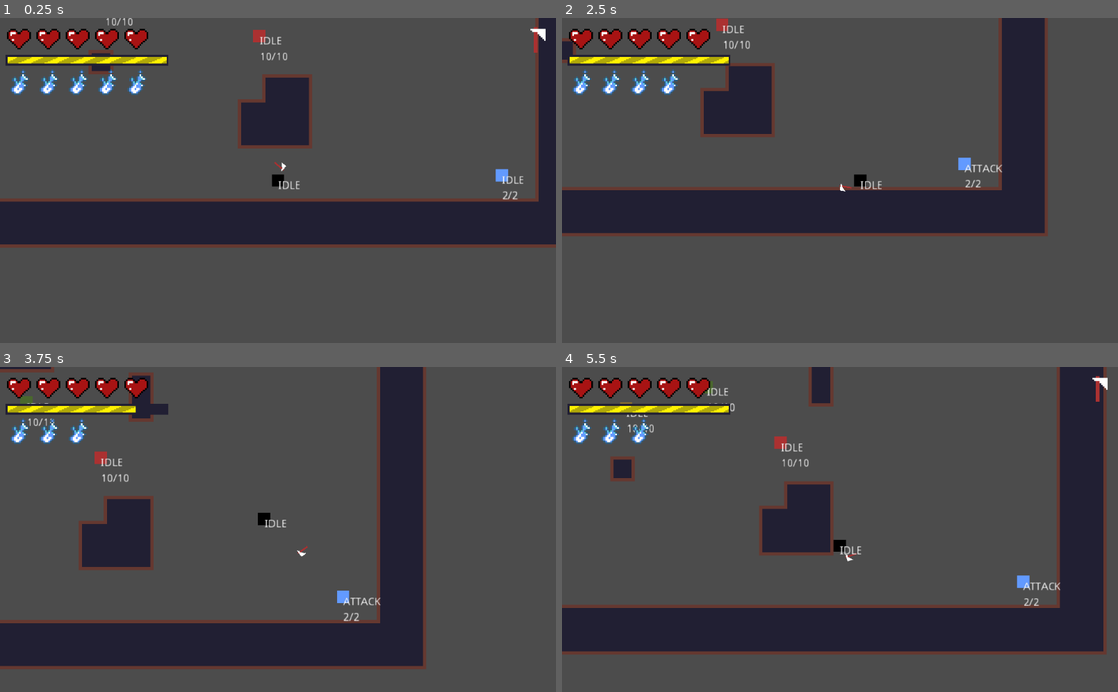
Above: before the commit, frames 1-4 (two rows, left to right).
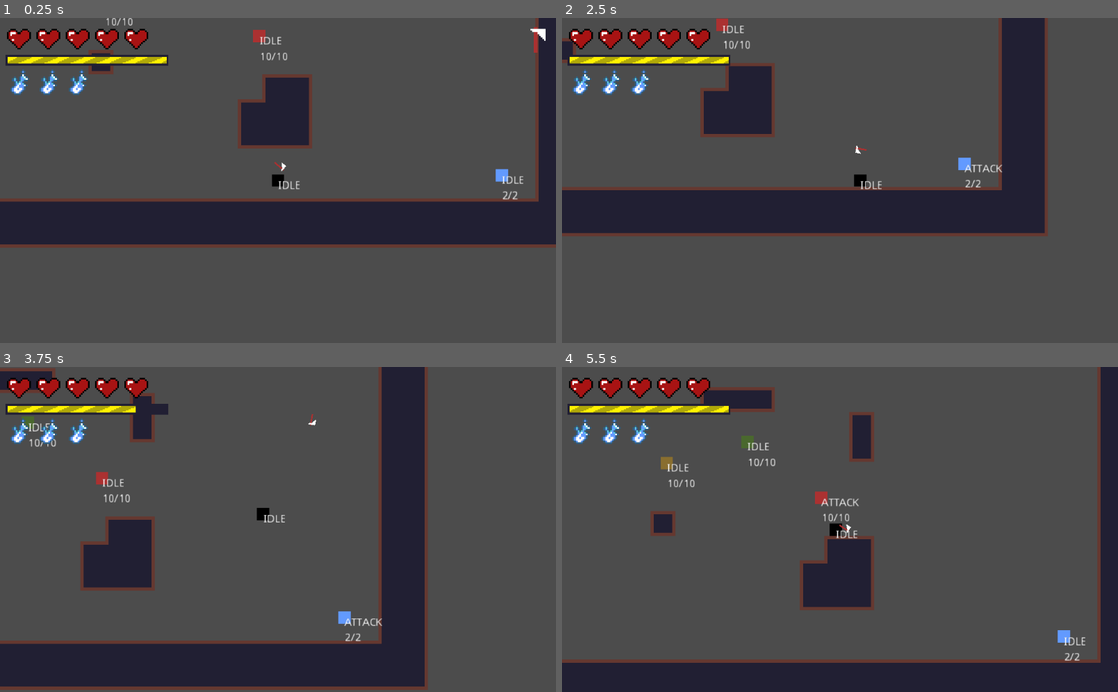
Above: after the commit, the same moments.

Repository: renzoventura/god-of-war
Game: Godot game, scene res://scenes/level/TemplateLevel.tscn
Two runs of this game, one before a commit and one after it. Both use one fixed random seed, a clock stepped at 60 frames per second and the inputs below.
Inputs (mouse positions are in pixels of both pictures, inside the frame that each line leads up to):
- Up to frame 1 (0.25 s): no input
- Up to frame 2 (2.5 s): tap Enter at 0.5 s; move the mouse to (962, 164) at 0.52 s; hold D (right) 0.53-1.28 s; click (962, 164) at 0.6 s; right-click (962, 164) at 0.8 s; move the mouse to (728, 196) at 1.27 s; hold S (down) 1.28-2.03 s; right-click (728, 196) at 1.35 s; click (728, 196) at 1.55 s; move the mouse to (895, 109) at 2.02 s; hold D (right) from 2.03 s (still down); click (895, 109) at 2.1 s; right-click (895, 109) at 2.3 s
- Up to frame 3 (3.75 s): move the mouse to (250, 594) at 2.77 s; release D (right) at 2.78 s; hold W (up) 2.78-3.53 s; tap Space (dash) at 2.85 s; click (250, 594) at 3.05 s; move the mouse to (444, 578) at 3.52 s; hold A (left) from 3.53 s (still down); right-click (444, 578) at 3.6 s
- Up to frame 4 (5.5 s): move the mouse to (673, 480) at 4.27 s; click (673, 480) at 4.35 s; move the mouse to (867, 529) at 5.02 s; release A (left) at 5.03 s; hold S (down) from 5.03 s (still down); right-click (867, 529) at 5.1 s

The runs differ from the first frame. In frame 1, 0.3% of the frame differs, in the area x 17-27%, y 15-24%; in frame 2, 0.2%; in frame 3, 16%; in frame 4, 42%, in the area x 0-100%, y 0-100%.

Commit message:
Update Mana Feature

Diff:
--- a/scenes/enemy/Enemy.gd
+++ b/scenes/enemy/Enemy.gd
@@ -15,7 +15,6 @@
 var maxhealth = 10
 # Called when the node enters the scene tree for the first time.
 func _ready():
-
 	healthText.text = generate_health_string()
 
 func generate_health_string():
@@ -78,7 +77,12 @@
 		elif(area.get_parent().is_returning()):
 			hit(thrown_damage)
 		else:
-			hit(swing_damage)
+			if (area.get_parent().has_mana_damage()):
+				area.get_parent().use_up_mana()
+				hit(swing_damage * 2)
+			else:
+				hit(swing_damage)
+
 
 func toggle_frozen(value):
 	isFrozen = value;
--- a/scenes/player/Sword.gd
+++ b/scenes/player/Sword.gd
@@ -11,7 +11,7 @@
 onready var parent: = get_parent()
 onready var swordCollision = $"SwordArea/CollisionShape2D"
 
-const recharge_mana_amount = 5
+const recharge_mana_amount = 3
 var enemy_scene = preload("res://scenes/enemy/Enemy.tscn")
 
 var can_return: bool = true
@@ -25,6 +25,7 @@
 
 
 func _ready():
+	is_attacking = false
 	if(first_load):
 		mana = recharge_mana_amount
 	if(get_tree().call_group("GUI", "get_is_charged")):
@@ -46,10 +47,7 @@
 			stick()
 
 func attack():
-	if(mana > 0):
 		animationPlayer.play("Swing")
-		mana -= 1
-		get_tree().call_group("GUI", "update_mana", mana)
 #		print(mana)
 
 func idle():
@@ -155,3 +153,10 @@
 
 func init(is_charged, new_mana):
 	mana = new_mana
+
+func has_mana_damage():
+	return mana > 0
+
+func use_up_mana():
+	mana -= 1
+	get_tree().call_group("GUI", "update_mana", mana)
--- a/scenes/player/Sword.tscn
+++ b/scenes/player/Sword.tscn
@@ -6,7 +6,7 @@
 [sub_resource type="Animation" id=1]
 resource_name = "Swing"
 length = 0.5
-step = 0.05
+step = 0.02
 tracks/0/type = "value"
 tracks/0/path = NodePath(".:rotation_degrees")
 tracks/0/interp = 1
@@ -62,7 +62,7 @@
 tracks/4/imported = false
 tracks/4/enabled = true
 tracks/4/keys = {
-"times": PoolRealArray( 0, 0.5 ),
+"times": PoolRealArray( 0.02, 0.5 ),
 "transitions": PoolRealArray( 1, 1 ),
 "update": 1,
 "values": [ true, false ]
@@ -113,6 +113,7 @@
 
 [node name="Axe" type="Node2D"]
 script = ExtResource( 2 )
+is_attacking = true
 
 [node name="SwordArea" type="Area2D" parent="."]
 rotation = 1.74533
@@ -133,7 +134,6 @@
 rotation = -2.93557e-08
 scale = Vector2( 1.01521, 1.0268 )
 shape = SubResource( 3 )
-disabled = true
 
 [node name="Timer" type="Timer" parent="."]
 
